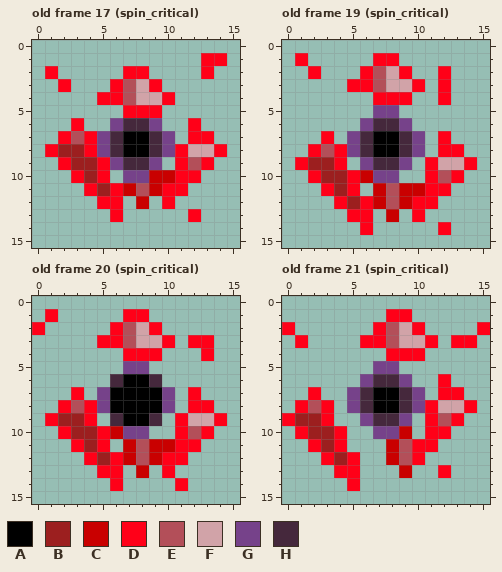
Two versions of one pixel-art file, assets/sprites/evil_crystal.aseprite. Above is the file before it was changed.
16x16 pixels, 24 frames. Shown: old frame 17 (spin_critical), old frame 19 (spin_critical), old frame 20 (spin_critical), old frame 21 (spin_critical). The commit also changed other frames, which this record leaves out.
Palette (. is transparent): A #000000  B #9c1f1f  C #c90000  D #ff0018  E #b34f59  F #d1a3a8  G #76428a  H #45283c
Now the later version:
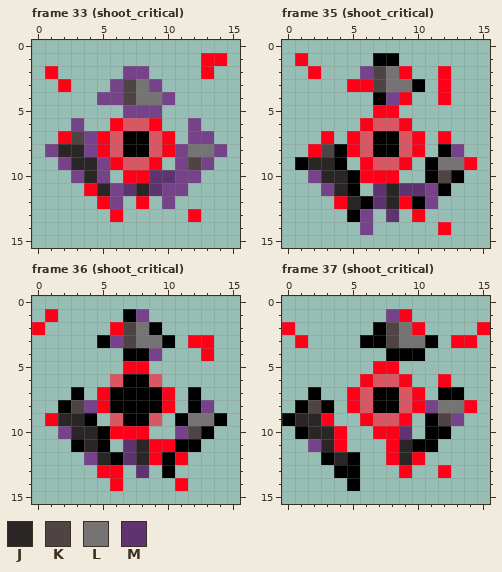
Colours new in this view: J #2b2626  K #4e4444  L #757373  M #5f3270
A new or re-ordered frame is compared with the old frame closest to it.
The commit says: Added shooting anims to evil crystals
Edits made:
frames 24 -> 40
@@ palette @@
-H #45283c
+H #d95763
--- frame 33 (shoot_critical) is new; against old frame 17 (spin_critical), layers "core", "shadowCore", "backCore"
@@ x 0..15 @@
  1 .............DD.
- 2 .D.....DD....D..
- 3 ..D...DEFD......
- 4 .....DDEFFD.....
- 5 .......DDD......
- 6 ...D..GHHG..D...
- 7 ..DEDGHAAHG.DD..
- 8 .DBBDGHAAHGDFFD.
- 9 ..DBBDGHHG.DED..
-10 ...DBD.GGCCDD...
-11 ....DBDCECDD....
-12 .....DD.C.D.....
+ 2 .D.....GG....D..
+ 3 ..D...GKLG......
+ 4 .....GGKLLG.....
+ 5 .......GGG......
+ 6 ...G..DHHD..G...
+ 7 ..DKGDHAAHD.GG..
+ 8 .GJJGDHAAHDGLLG.
+ 9 ..GJJGDHHD.GKG..
+10 ...GJG.DDMMGG...
+11 ....DJGMJMGG....
+12 .....DG.D.G.....
 13 ......D.....D...
--- frame 35 (shoot_critical) is new; against old frame 19 (spin_critical), layers "core", "shadowCore", "backCore"
@@ x 0..15 @@
  0 ................
- 1 .D.....DD.......
- 2 ..D...DEFD..D...
- 3 .....DDEFFD.D...
- 4 .......DDD..D...
- 5 .......GG.......
- 6 ......GHHG......
- 7 ...D.GHAAHG.D...
- 8 ..DEDGHAAHG.DD..
- 9 .DBBD.GHHG.DFFD.
-10 ..DBBDCGG..DED..
-11 ...DBD.CECCDD...
-12 ....DBDCECDD....
-13 .....DD.C.D.....
-14 ......D.....D...
+ 1 .D.....AA.......
+ 2 ..D...GKLD..D...
+ 3 .....DDKLLA.D...
+ 4 .......AGD..D...
+ 5 .......DD.......
+ 6 ......DHHD......
+ 7 ...D.DHAAHD.D...
+ 8 ..DKADHAAHD.AG..
+ 9 .AJJA.DHHD.ALLD.
+10 ..GJJADDD..AKA..
+11 ...GJA.MJMMGA...
+12 ....DJAMJDAG....
+13 .....AG.M.D.....
+14 ......G.....D...
 15 ................
--- frame 36 (shoot_critical) is new; against old frame 20 (spin_critical), layers "core", "shadowCore", "backCore"
@@ x 0..15 @@
  0 ................
- 1 .D.....DD.......
- 2 D.....DEFD......
- 3 .....DDEFFD.DD..
- 4 .......DDD...D..
- 5 .......GG.......
+ 1 .D.....AG.......
+ 2 D.....DKLA......
+ 3 .....AGKLLA.DD..
+ 4 .......AAG...D..
+ 5 .......DD.......
  6 ......HAAH......
- 7 ...D.GAAAAG.D...
- 8 ..DEDGAAAAG.DD..
- 9 .DBBD.HAAH.DFFD.
-10 ..DBBDCGG..DED..
-11 ...DBD.CECCDD...
-12 ....DBDCECDD....
-13 .....DD.C.D.....
+ 7 ...A.DAAAAD.A...
+ 8 ..AKGDAAAAD.AG..
+ 9 .DJJA.HAAH.ALLA.
+10 ..GJJADDD..GKA..
+11 ...AJA.MJDDAA...
+12 ....GJAMJDAD....
+13 .....DD.M.A.....
 14 ......D....D....
--- frame 37 (shoot_critical) is new; against old frame 21 (spin_critical), layers "core", "shadowCore", "backCore"
@@ x 0..15 @@
  0 ................
- 1 ........DD......
- 2 D......DEFD....D
- 3 .D....DDEFFD.DD.
- 4 ........DDD.....
- 5 .......GG.......
- 6 ......GHHG..D...
- 7 ..D..GHAAHG.DD..
- 8 .DED.GHAAHGDFFD.
- 9 DBBD..GHHG.DED..
-10 .DBBD..GGC.DD...
-11 ..DBD...CEDD....
-12 ...DBD..CED.....
-13 ....DD...C..D...
-14 .....D..........
+ 1 ........GD......
+ 2 D......AKLD....D
+ 3 .D....AAKLLA.DD.
+ 4 ........AAA.....
+ 5 .......DD.......
+ 6 ......DHHD..D...
+ 7 ..A..DHAAHD.AA..
+ 8 .AKA.DHAAHDGLLD.
+ 9 AJJD..DHHD.AKG..
+10 .AJJD..DDM.AA...
+11 ..GJD...DJAA....
+12 ...AJA..DJD.....
+13 ....AA...D..D...
+14 .....A..........
 15 ................
